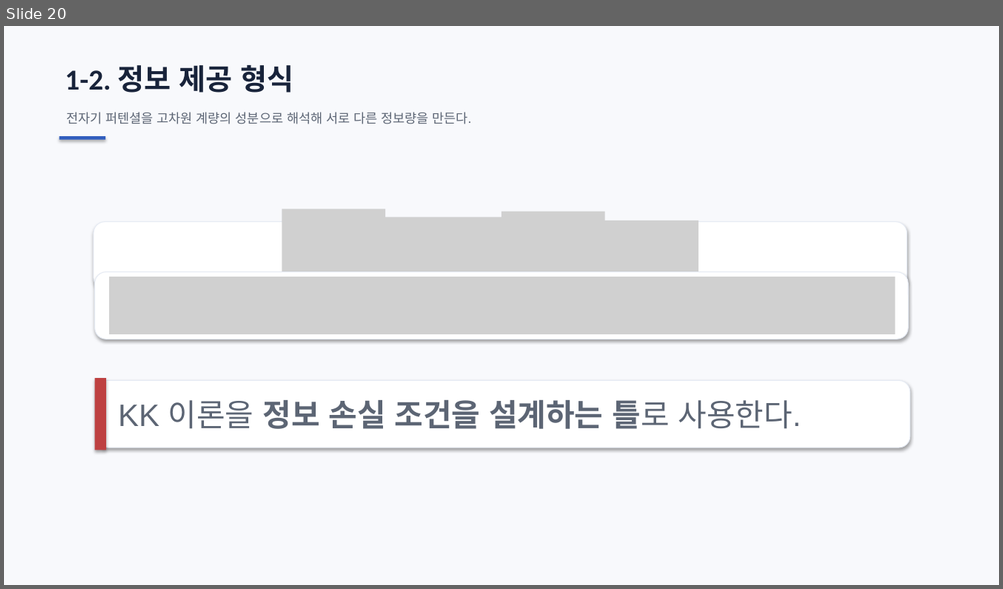
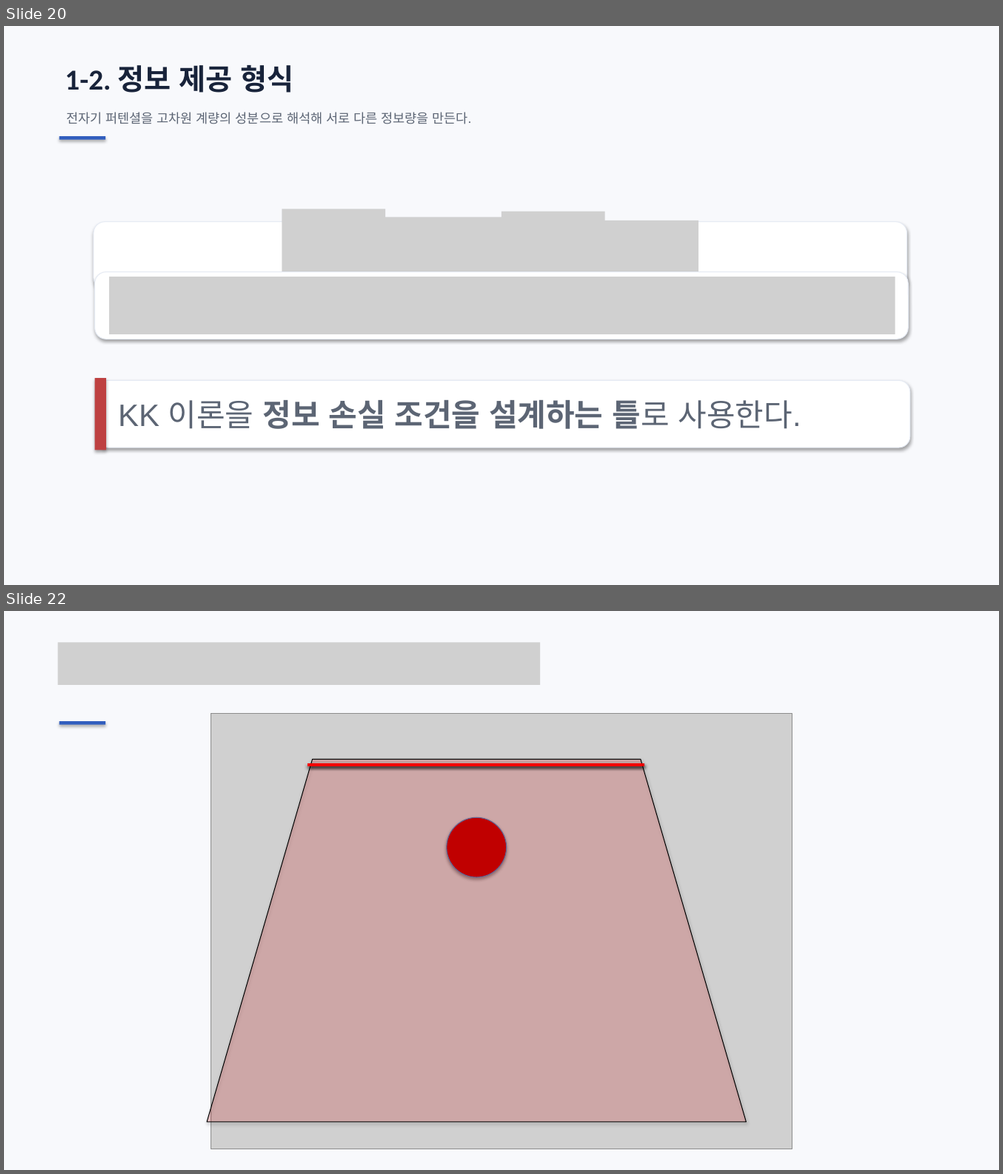
Before and after one commit to ohyunu525/KK-AI, a slide deck: Documents/보고서 파일.pptx. Shown one above the other, each under a label of ours: slide 20 before the commit, slides 20 and 22 after it; the slides between them are not shown. The pictures are 1003x589 and 1003x1174 pixels, drawn with LibreOffice and Linux fonts; fonts in the diff are those of the drawing; grey boxes stand for pictures; background and template pictures are left out. Boxes give left, top, right and bottom in pixels: in the first picture for what was removed or moved away, otherwise in the second. Text is boxed around its words. In the diff, an @@ line names an element or a change of style, - is before the commit and + after.

```diff
--- a/Documents/보고서 파일.pptx
+++ b/Documents/보고서 파일.pptx
@@ slide 22 added at [4,611,999,1170], background #F8F9FC @@
@@ picture added at [58,642,540,685] @@
@@ rectangle added at [60,721,105,724], fill #315EBE @@
@@ picture added at [210,713,792,1149] @@
@@ trapezoid added at [207,760,746,1123], fill #FF0000 at 15% opacity, outline #000000 0.75 pt @@
@@ line added from (307, 765) to (642, 765), #FF0000 2 pt @@
@@ line added from (307, 766) to (642, 766), #FF0000 2 pt @@
@@ line added from (310, 765) to (645, 765), #FF0000 2 pt @@
@@ line added from (310, 766) to (645, 766), #FF0000 2 pt @@
@@ ellipse added at [447,817,506,877], fill #C00000, outline #4B7EBC 0.75 pt @@
```
Also in this commit, not shown: 2 slides changed, 2 other slides added, 4 slides removed, 5 other files.
